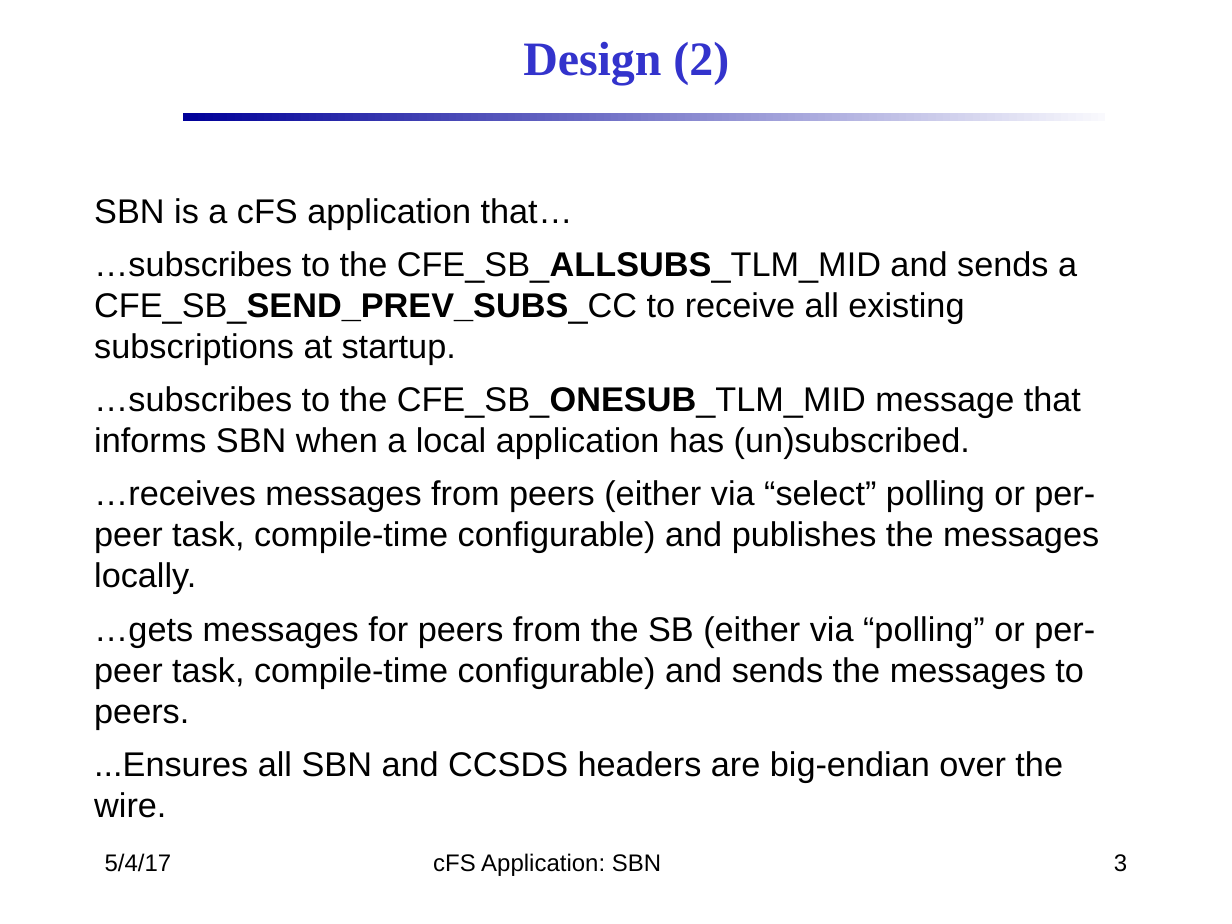
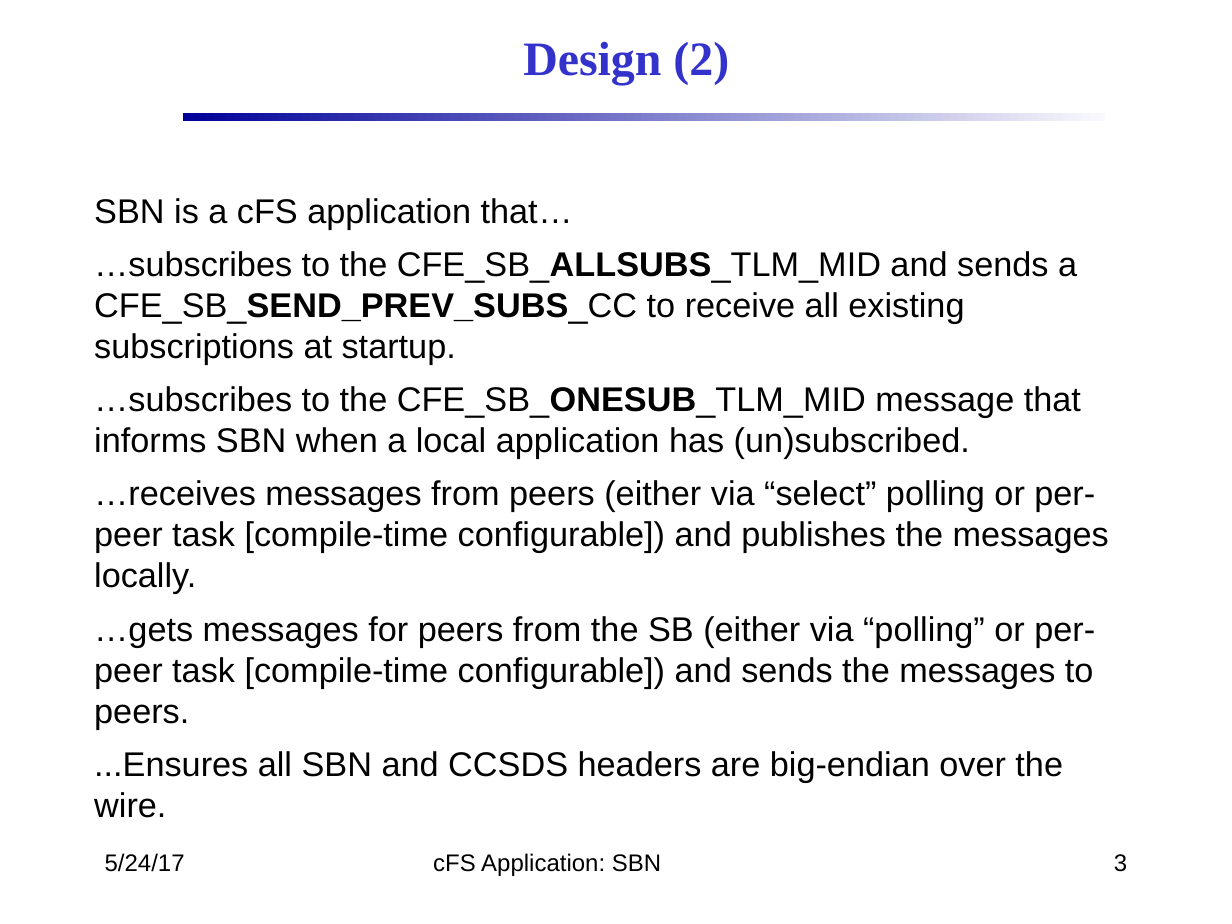
Before and after one commit to nasa/SBN, a slide deck: slide 3 of docs/SBN_Design.pptx. Drawn at 1232x924 pixels with LibreOffice and Linux fonts; fonts in the diff are those of the drawing; background and template pictures are left out. Boxes give left, top, right and bottom in pixels: in the first picture for what was removed or moved away, otherwise in the second. Text is boxed around its words. In the diff, an @@ line names an element or a change of style, - is before the commit and + after.

Commit message:
updated doc

```diff
--- a/docs/SBN_Design.pptx
+++ b/docs/SBN_Design.pptx
@@ text at [94,480,1109,729]: text changed @@
-…receives messages from peers (either via “select” polling or per-peer task, compile-time configurable) and publishes the messages locally.
-…gets messages for peers from the SB (either via “polling” or per-peer task, compile-time configurable) and sends the messages to peers.
+…receives messages from peers (either via “select” polling or per-peer task [compile-time configurable]) and publishes the messages locally.
+…gets messages for peers from the SB (either via “polling” or per-peer task [compile-time configurable]) and sends the messages to peers.
@@ text at [105,853,185,872]: text changed @@
-5/4/17
+5/24/17
```
Also in this commit, not shown: 17 other slides changed, 1 slide added, 3 slides removed.
